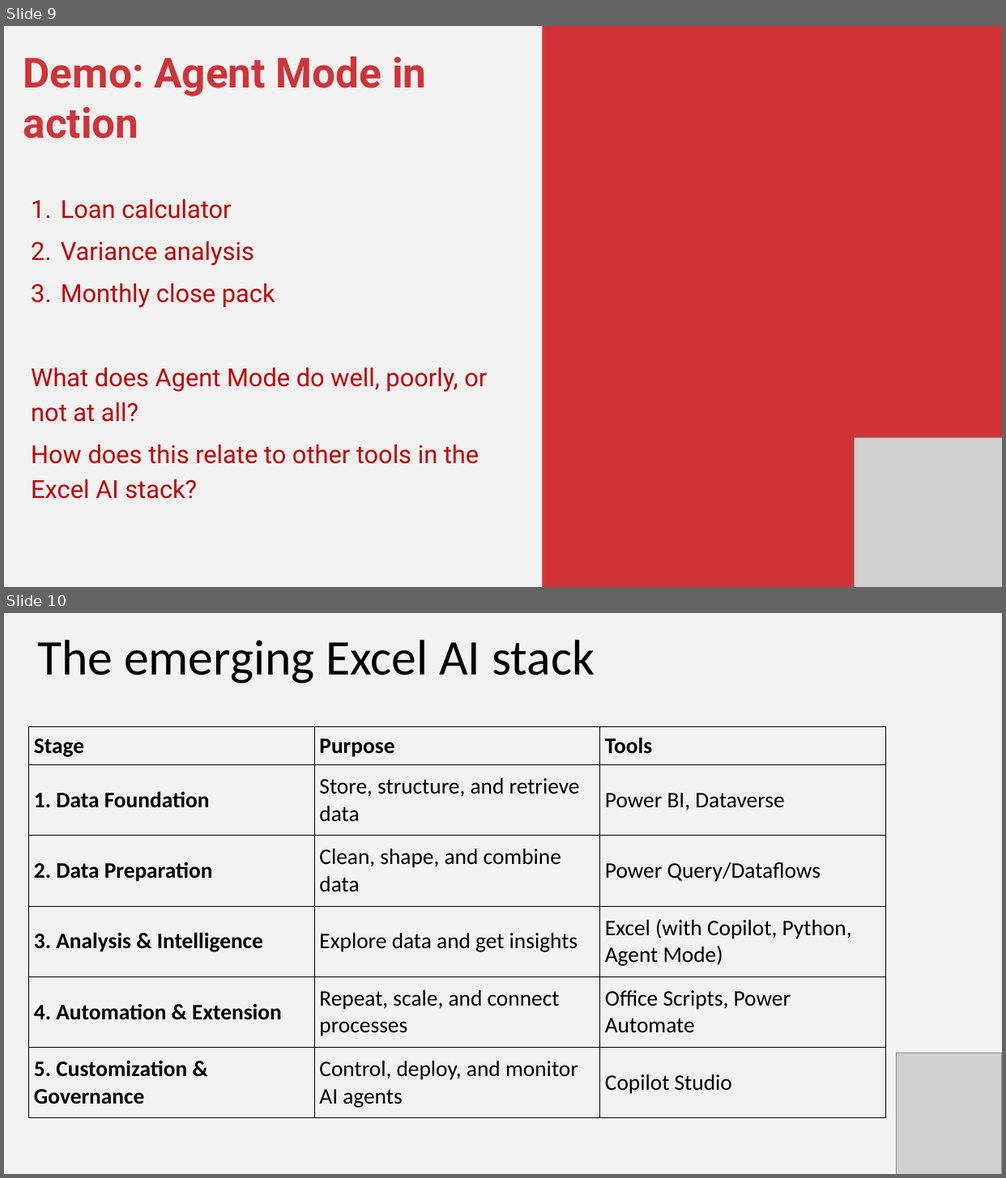
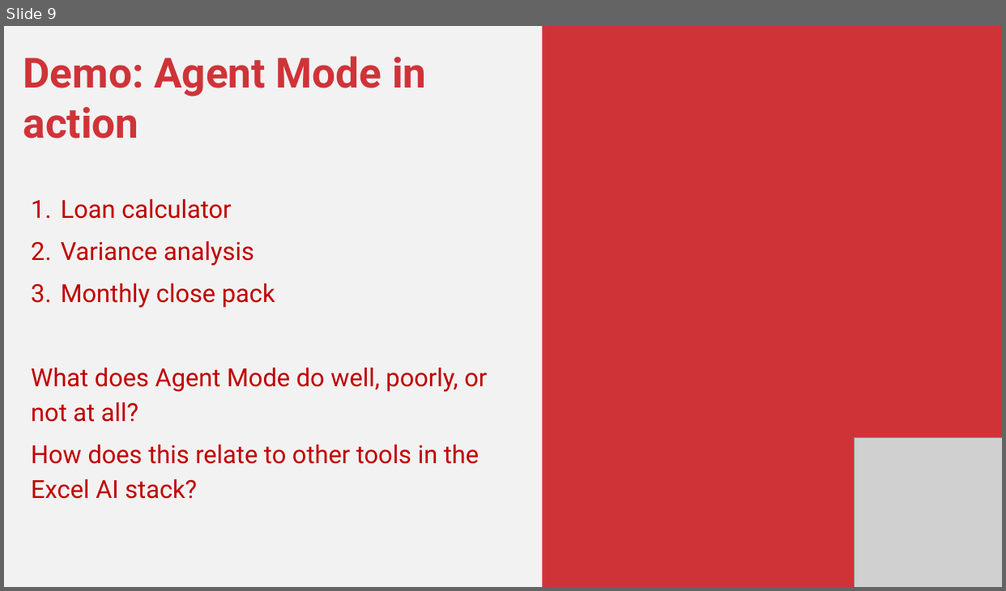
Before and after one commit to stringfestdata/gxls-first-excel-agent, a slide deck: first-excel-agent.pptx. Shown one above the other, each under a label of ours: slides 9 and 10 before the commit, slide 9 after it. The pictures are 1006x1178 and 1006x591 pixels, drawn with LibreOffice and Linux fonts; fonts in the diff are those of the drawing; grey boxes stand for pictures. Boxes give left, top, right and bottom in pixels: in the first picture for what was removed or moved away, otherwise in the second. Text is boxed around its words. In the diff, an @@ line names an element or a change of style, - is before the commit and + after.

```diff
--- a/first-excel-agent.pptx
+++ b/first-excel-agent.pptx
@@ slide 10 removed at (4, 613, 1002, 1174), background #F2F2F2 @@
@@ text removed at (37, 640, 594, 683) @@
-The emerging Excel AI stack
@@ table removed at (29, 726, 885, 1118), 6 rows, 3 columns @@
-Stage | Purpose | Tools
-1. Data Foundation | Store, structure, and retrieve data | Power BI, Dataverse
-2. Data Preparation | Clean, shape, and combine data | Power Query/Dataflows
-3. Analysis & Intelligence | Explore data and get insights | Excel (with Copilot, Python, Agent Mode)
-4. Automation & Extension | Repeat, scale, and connect processes | Office Scripts, Power Automate
-5. Customization & Governance | Control, deploy, and monitor AI agents | Copilot Studio
@@ picture removed at (896, 1053, 1001, 1174) @@
```
Also in this commit, not shown: 3 slides changed, 6 slides added, 2 other slides removed, 2 other files.
